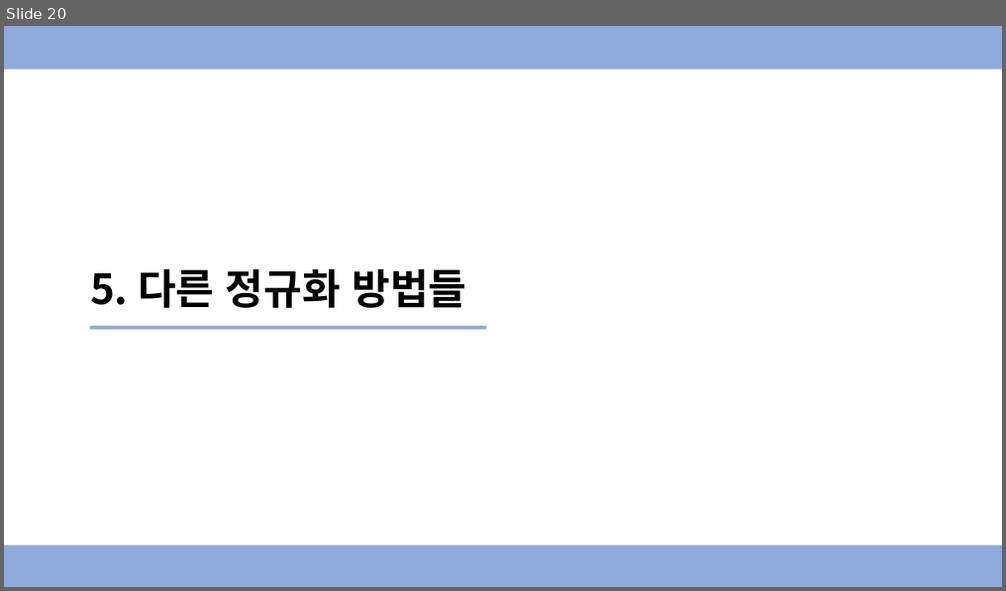
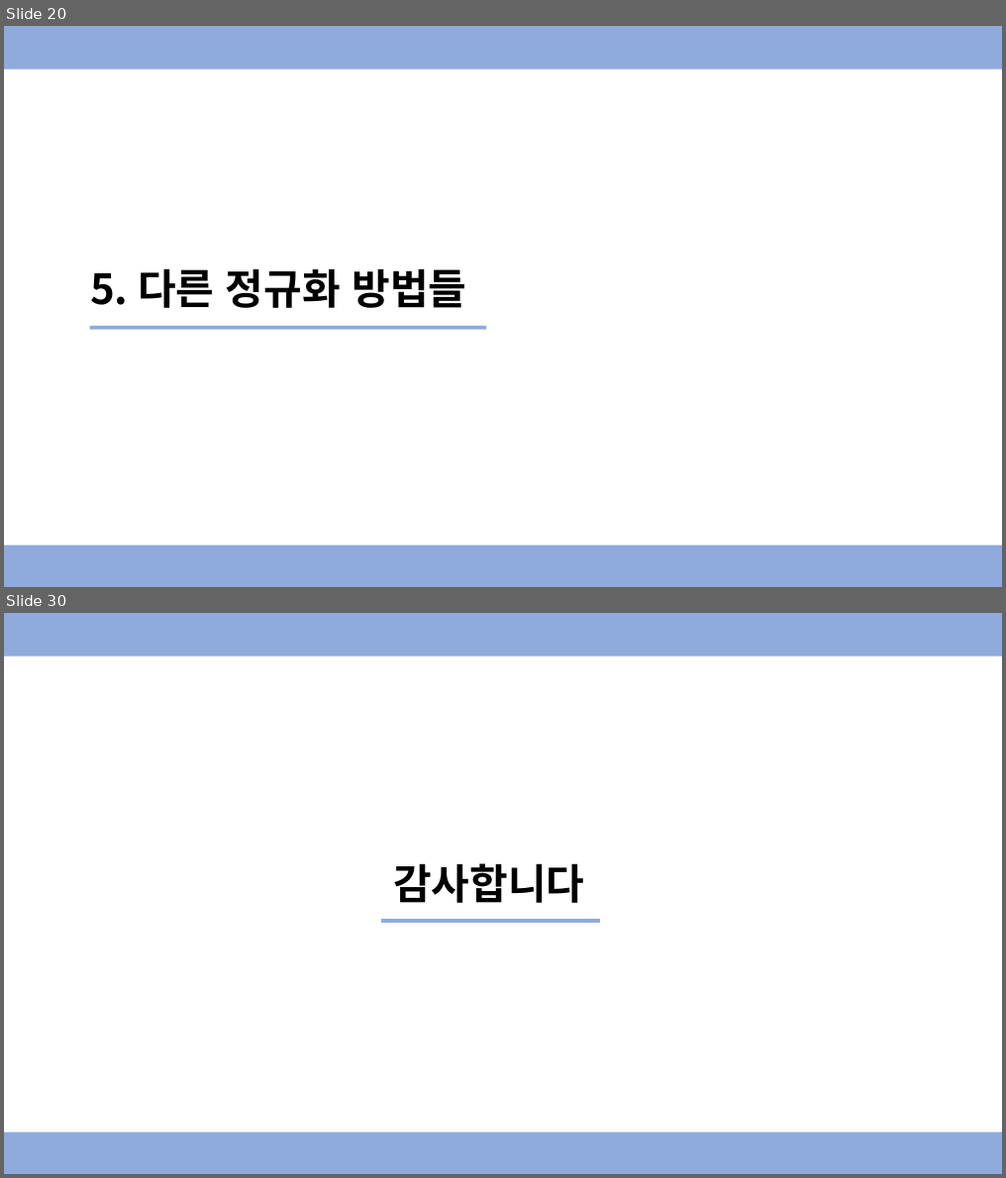
Before and after one commit to Ewha-Euron/5th-Mid-DL, a slide deck: [8주차] 신경망 네트워크의 정규화 발표자료.pptx. Shown one above the other, each under a label of ours: slide 20 before the commit, slides 20 and 30 after it; the slides between them are not shown. The pictures are 1006x591 and 1006x1178 pixels, drawn with LibreOffice and Linux fonts; fonts in the diff are those of the drawing. Boxes give left, top, right and bottom in pixels: in the first picture for what was removed or moved away, otherwise in the second. Text is boxed around its words. In the diff, an @@ line names an element or a change of style, - is before the commit and + after.

```diff
--- a/[8주차] 신경망 네트워크의 정규화 발표자료.pptx
+++ b/[8주차] 신경망 네트워크의 정규화 발표자료.pptx
@@ slide 30 added at [4, 613, 1002, 1174], background #FFFFFF @@
@@ rectangle added at [4, 613, 1002, 657], fill #8FAADC @@
@@ title added at [393, 863, 584, 903], 40 pt, text #000000, bold @@
+감사합니다
@@ rectangle added at [381, 919, 601, 923], fill #8FAADC @@
@@ rectangle added at [4, 1133, 1002, 1174], fill #8FAADC @@
```
Also in this commit, not shown: 6 slides changed, 6 other slides added.
